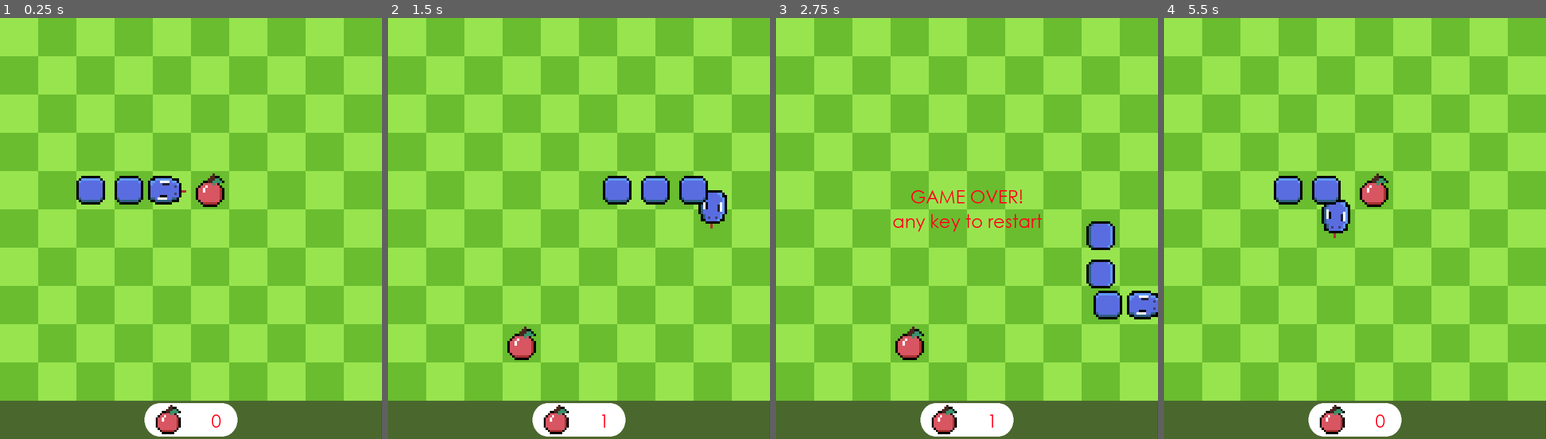
Above: before the commit, frames 1-4 (left to right).
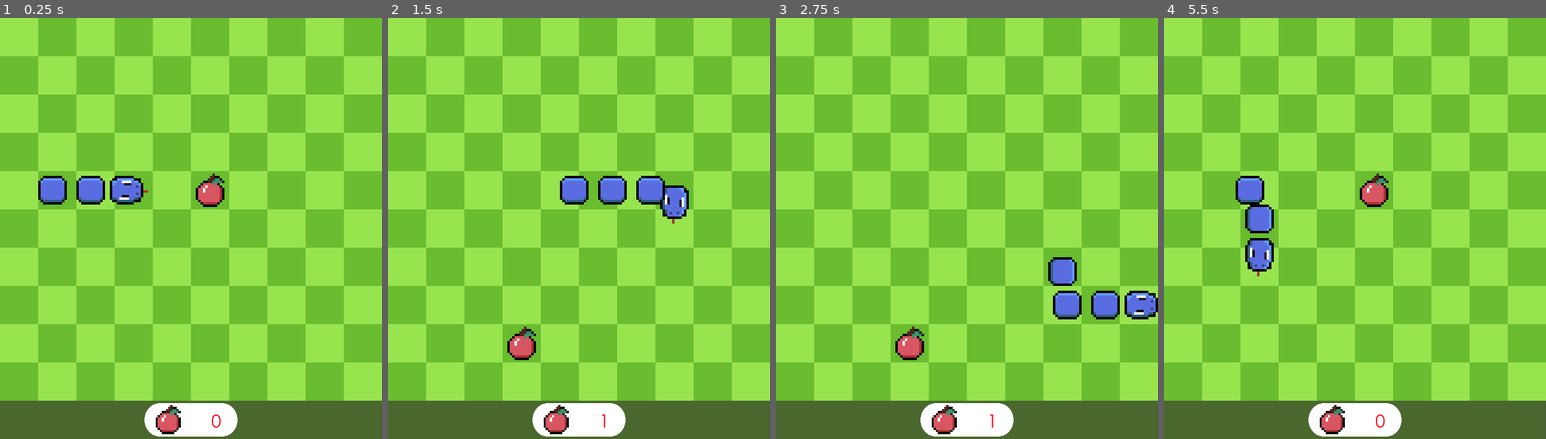
Above: after the commit, the same moments.

Repository: leondaki/Snake-Remake
Game: Godot game, scene res://Main.tscn
Two runs of this game, one before a commit and one after it. Both use one fixed random seed, a clock stepped at 60 frames per second and the inputs below.
Inputs:
- Up to frame 1 (0.25 s): no input
- Up to frame 2 (1.5 s): tap Enter at 0.5 s; hold Right (move_right) 0.53-1.28 s; hold Down (move_down) from 1.28 s (still down)
- Up to frame 3 (2.75 s): release Down (move_down) at 2.03 s; hold Right (move_right) from 2.03 s (still down)
- Up to frame 4 (5.5 s): release Right (move_right) at 2.78 s; hold Up (move_up) 2.78-3.53 s; hold Left (move_left) 3.53-5.03 s; tap Space at 5 s; hold Down (move_down) from 5.03 s (still down)

The runs differ from the first frame. In frame 1, 1.3% of the frame differs, in the area x 10-49%, y 37-45%; in frame 2, 2.2%; in frame 3, 2.9%; in frame 4, 2.9%, in the area x 18-49%, y 37-62%.

Commit message:
Improve Apple Spwaning
Apples will no longer spawn on top of the snake

Diff:
--- a/Interface/Interface.gd
+++ b/Interface/Interface.gd
@@ -23,5 +23,4 @@
 
 
 func _on_Head_Died() -> void:
-	print('show text')
 	deathText.visible = true
--- a/Main.tscn
+++ b/Main.tscn
@@ -24,19 +24,22 @@
 position = Vector2( 352, 288 )
 
 [node name="SnakeBodyParts" type="Node2D" parent="."]
-position = Vector2( 160, 288 )
 z_index = -1
 
 [node name="Head" parent="SnakeBodyParts" instance=ExtResource( 1 )]
-position = Vector2( 64, 0 )
+position = Vector2( 160, 288 )
 scale = Vector2( 4, 4 )
 
 [node name="Body1" parent="SnakeBodyParts" instance=ExtResource( 5 )]
+position = Vector2( 96, 288 )
 
 [node name="Body2" parent="SnakeBodyParts" instance=ExtResource( 5 )]
-position = Vector2( -64, 0 )
+position = Vector2( 32, 288 )
 
 [node name="Borders" type="Area2D" parent="."]
+__meta__ = {
+"_edit_group_": true
+}
 
 [node name="top" type="CollisionShape2D" parent="Borders"]
 position = Vector2( 320, -51 )
--- a/Snake.gd
+++ b/Snake.gd
@@ -1,8 +1,8 @@
 extends Area2D
 
-export var updateSpeed = 0.005
+export var updateSpeed = 0.02
 var moveCounter = updateSpeed
-export var moveAmount = 4
+export var moveAmount = 8
 
 var currentDir = Vector2.RIGHT
 var nextDir = Vector2.RIGHT
@@ -30,7 +30,9 @@
 
 # Called every frame. 'delta' is the elapsed time since the previous frame.
 func _process(delta: float) -> void:
+
 	SetNextDir()
+
 
 	for i in snakeBodyParts.get_child_count():
 		var bodyPart = snakeBodyParts.get_child(i)
@@ -40,7 +42,7 @@
 
 		if i == 0:
 			if (nextDir != currentDir):
-				if fmod(position.x, 64) == 0 and fmod(position.y, 64) == 0:
+				if fmod(position.x-32, 64) == 0 and fmod(position.y-32, 64) == 0:
 					snakeBodyParts.get_child(1).destination.push_back(position)
 					currentDir = nextDir
 					snakeBodyParts.get_child(1).directions.push_back(currentDir)
@@ -78,8 +80,8 @@
 		var tail = snakeBodyParts.get_child(last)
 
 		if partsToAdd > 0 and \
-			fmod(tail.position.x, 64) == 0 and \
-			fmod(tail.position.y, 64) == 0 and IsNextPartATileAway(last):
+			fmod(tail.position.x-32, 64) == 0 and \
+			fmod(tail.position.y-32, 64) == 0 and IsNextPartATileAway(last):
 
 			AddBodyPart(last)
 			partsToAdd -= 1
@@ -95,7 +97,6 @@
 			for i in snakeBodyParts.get_child_count():
 				MovePart(i)
 
-
 	moveCounter -= delta
 
 
@@ -104,8 +105,8 @@
 		get_tree().change_scene("res://Main.tscn")
 
 func IsNextPartATileAway(i: int) -> bool:
-	return sqrt(pow(snakeBodyParts.get_child(i).position.x - snakeBodyParts.get_child(i-1).position.x, 2) + \
-			pow(snakeBodyParts.get_child(i).position.y - snakeBodyParts.get_child(i-1).position.y, 2)) == 64
+	return abs(snakeBodyParts.get_child(i).position.x - snakeBodyParts.get_child(i-1).position.x) == 64 or \
+			abs(snakeBodyParts.get_child(i).position.y - snakeBodyParts.get_child(i-1).position.y) == 64
 
 
 func AddBodyPart(i: int) -> void:
@@ -121,17 +122,14 @@
 
 
 func SetNextDir() -> void:
-	if Input.is_action_just_pressed("move_right") && currentDir != Vector2.LEFT:
-		nextDir = Vector2.RIGHT
-
-	if Input.is_action_just_pressed("move_left")  && currentDir != Vector2.RIGHT:
-		nextDir = Vector2.LEFT
-
-	if Input.is_action_just_pressed("move_up") && currentDir != Vector2.DOWN:
-		nextDir = Vector2.UP
-
-	if Input.is_action_just_pressed("move_down") && currentDir != Vector2.UP:
-		nextDir = Vector2.DOWN
+		if Input.is_action_pressed("move_right") && currentDir != Vector2.LEFT:
+			nextDir = Vector2.RIGHT
+		if Input.is_action_pressed("move_left")  && currentDir != Vector2.RIGHT:
+			nextDir = Vector2.LEFT
+		if Input.is_action_pressed("move_up") && currentDir != Vector2.DOWN:
+			nextDir = Vector2.UP
+		if Input.is_action_pressed("move_down") && currentDir != Vector2.UP:
+			nextDir = Vector2.DOWN
 
 
 func _on_Head_area_entered(area: Area2D) -> void:
@@ -143,10 +141,12 @@
 		emit_signal("AteApple")
 		partsToAdd += 1
 
+		apple.add_to_group("Apple")
+		apple.name = "Apple"
+
 		apple.position.x = int(rand_range(1, 9)) * 64 + 32
 		apple.position.y = int(rand_range(1, 9)) * 64 + 32
 
-		apple.add_to_group("Apple")
 		area.queue_free()
 	else:
 		emit_signal("Died")
--- a/Snake.tscn
+++ b/Snake.tscn
@@ -4,7 +4,7 @@
 [ext_resource path="res://Snake.gd" type="Script" id=2]
 
 [sub_resource type="RectangleShape2D" id=1]
-extents = Vector2( 2.5, 3 )
+extents = Vector2( 1.5, 3 )
 
 [node name="Snake" type="Area2D"]
 script = ExtResource( 2 )
@@ -13,5 +13,5 @@
 texture = ExtResource( 1 )
 
 [node name="CollisionShape2D" type="CollisionShape2D" parent="."]
-position = Vector2( 4.5, 0 )
+position = Vector2( 5.5, 0 )
 shape = SubResource( 1 )
--- a/snake_body.gd
+++ b/snake_body.gd
@@ -8,10 +8,11 @@
 # var a: int = 2
 # var b: String = "text"
 
+var main
 
 # Called when the node enters the scene tree for the first time.
 func _ready() -> void:
-	pass # Replace with function body.
+	main = get_node("/root/Main")
 
 
 # Called every frame. 'delta' is the elapsed time since the previous frame.
@@ -25,3 +26,10 @@
 			rotation_degrees = 180
 		Vector2.RIGHT:
 			rotation_degrees = 0
+
+
+func _on_Body_area_entered(area: Area2D) -> void:
+	if area.is_in_group("Apple"):
+		var apple = main.get_child(5)
+		apple.position.x = int(rand_range(1, 9)) * 64 + 32
+		apple.position.y = int(rand_range(1, 9)) * 64 + 32
--- a/snake_body.tscn
+++ b/snake_body.tscn
@@ -6,7 +6,7 @@
 [sub_resource type="RectangleShape2D" id=1]
 extents = Vector2( 7, 7 )
 
-[node name="Node2D" type="Area2D"]
+[node name="Body" type="Area2D"]
 scale = Vector2( 4, 4 )
 script = ExtResource( 2 )
 
@@ -15,3 +15,5 @@
 
 [node name="CollisionShape2D" type="CollisionShape2D" parent="."]
 shape = SubResource( 1 )
+
+[connection signal="area_entered" from="." to="." method="_on_Body_area_entered"]
Binary file added: art/app_icon.aseprite
Binary file added: art/app_icon.png
Not shown, added: art/app_icon.png.import
Not shown, changed: Snake Remake.exe.zip
